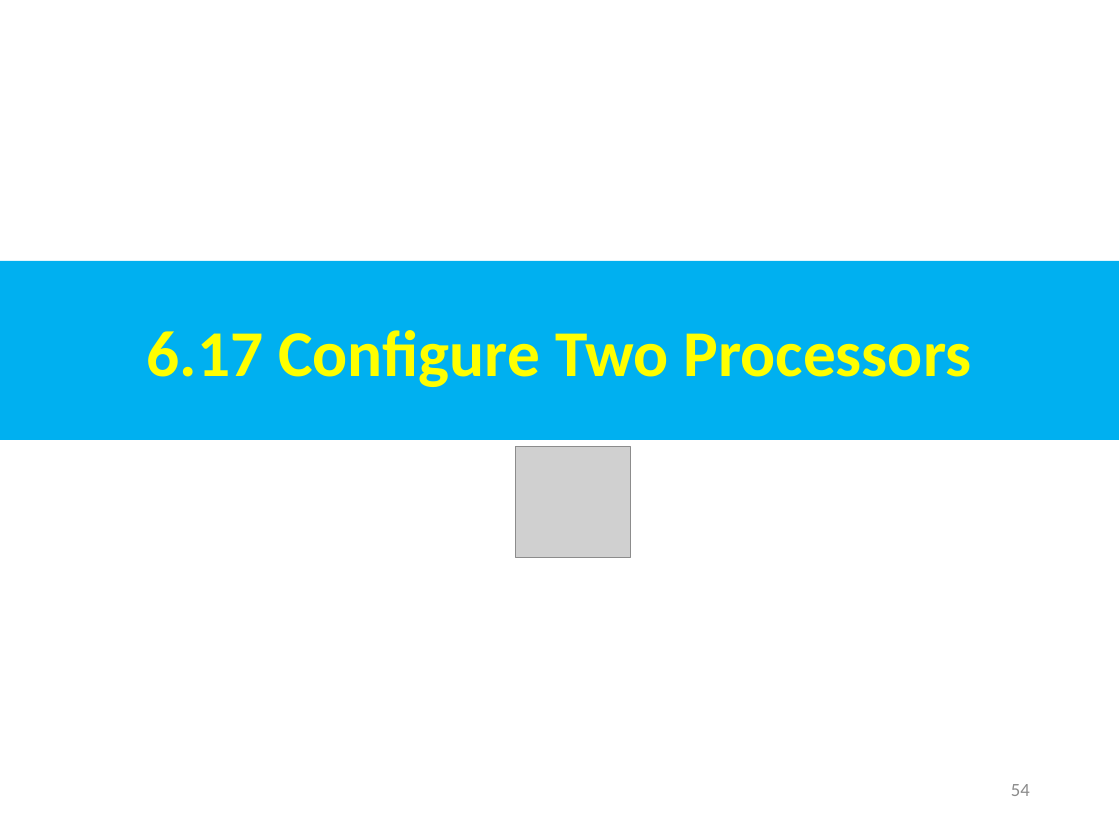
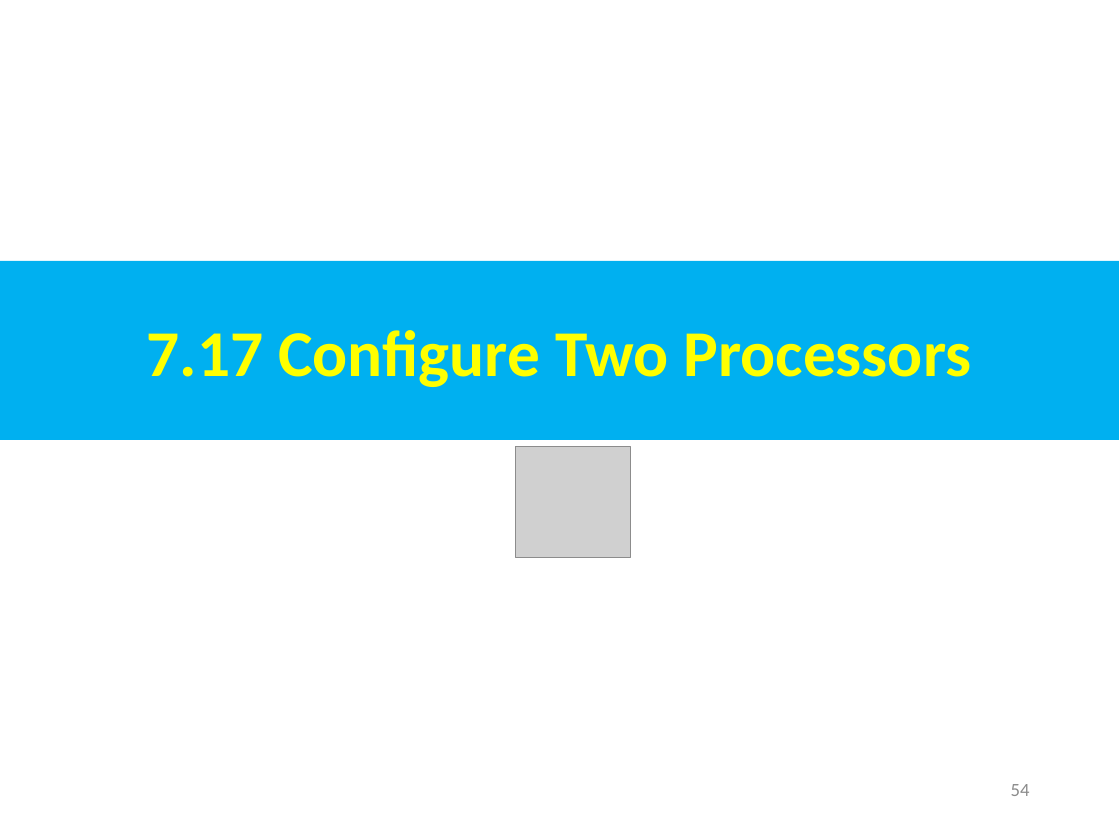
Before and after one commit to peterhchen/AIU_CS850_Gem5_McPAT, a slide deck: slide 54 of 050_Gem5/007.CPUModel/000_Video/007.CPUModel.ppt. Drawn at 1120x840 pixels with LibreOffice and Linux fonts; fonts in the diff are those of the drawing; grey boxes stand for pictures. Boxes give left, top, right and bottom in pixels: in the first picture for what was removed or moved away, otherwise in the second. Text is boxed around its words. In the diff, an @@ line names an element or a change of style, - is before the commit and + after.

```diff
--- a/050_Gem5/007.CPUModel/000_Video/007.CPUModel.ppt
+++ b/050_Gem5/007.CPUModel/000_Video/007.CPUModel.ppt
@@ text in rectangle at (147, 330, 971, 387): text changed @@
-6.17 Configure Two Processors
+7.17 Configure Two Processors
```
Also in this commit, not shown: 62 other slides changed.
